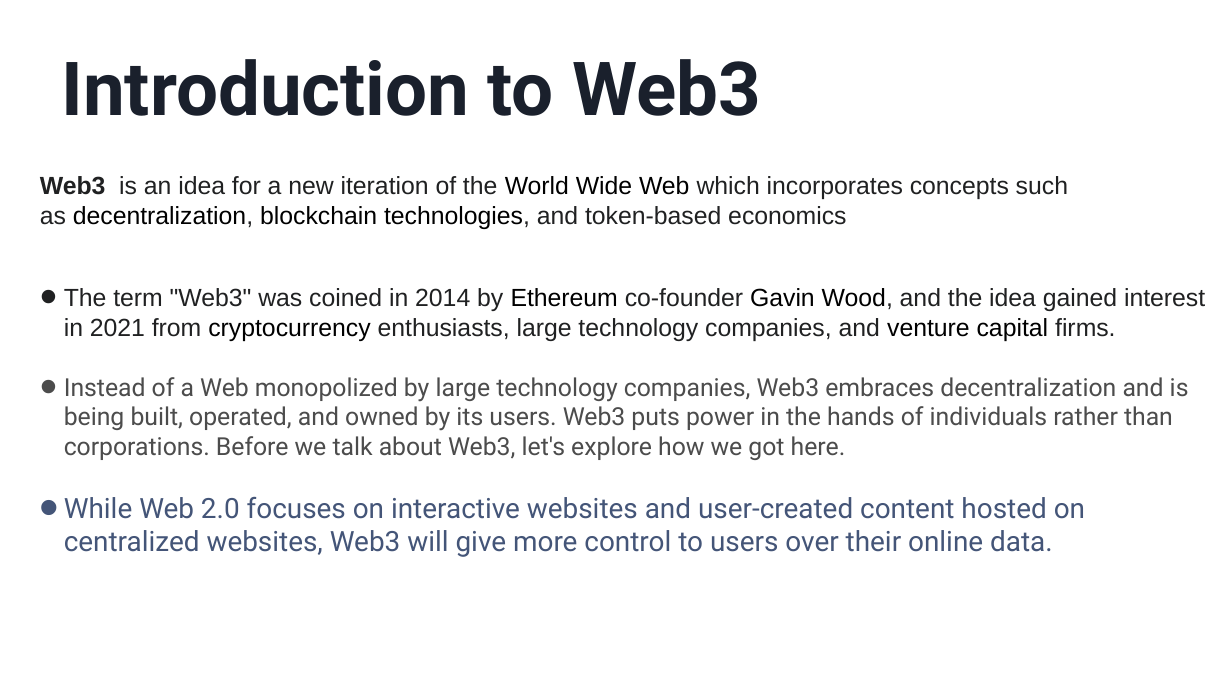
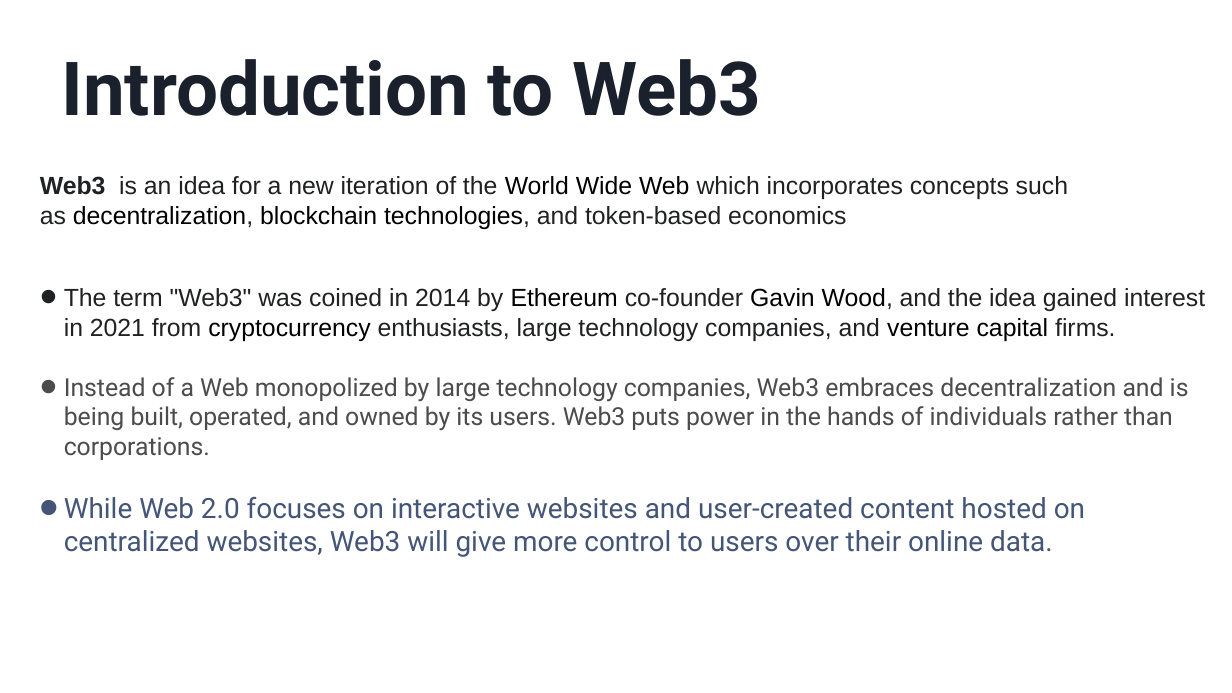
Before and after one commit to kainatquaderee/presentation, a slide deck: slide 2 of kainat quaderee - khaled karim.pptx. Drawn at 1232x693 pixels with LibreOffice and Linux fonts; fonts in the diff are those of the drawing. Boxes give left, top, right and bottom in pixels: in the first picture for what was removed or moved away, otherwise in the second. Text is boxed around its words. In the diff, an @@ line names an element or a change of style, - is before the commit and + after.

Commit message:
sdasd

```diff
--- a/kainat quaderee - khaled karim.pptx
+++ b/kainat quaderee - khaled karim.pptx
@@ subtitle at <box>64,377,1189,460</box>: text changed @@
-• Instead of a Web monopolized by large technology companies, Web3 embraces decentralization and is being built, operated, and owned by its users. Web3 puts power in the hands of individuals rather than corporations. Before we talk about Web3, let's explore how we got here.
+• Instead of a Web monopolized by large technology companies, Web3 embraces decentralization and is being built, operated, and owned by its users. Web3 puts power in the hands of individuals rather than corporations.
```
